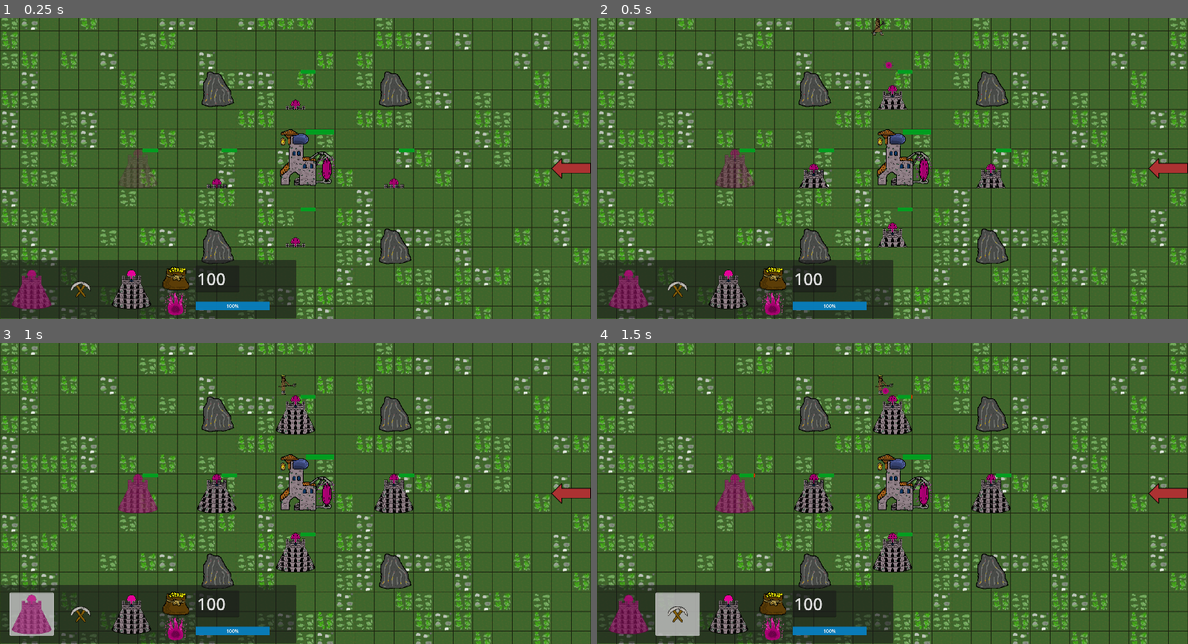
Above: before the commit, frames 1-4 (two rows, left to right).
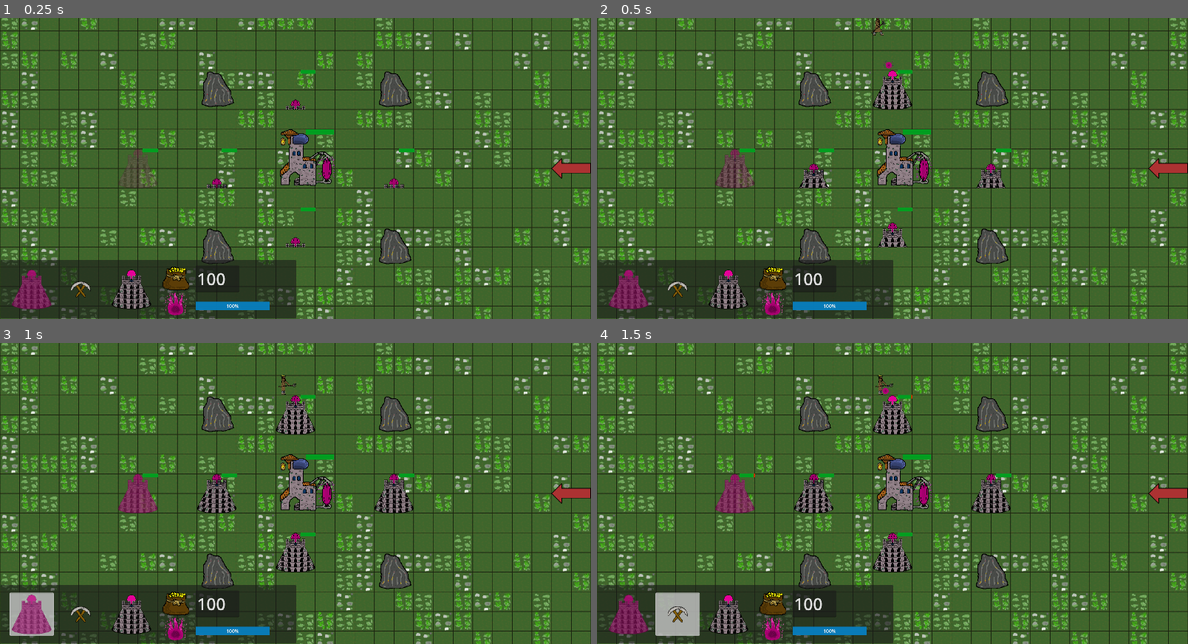
Above: after the commit, the same moments.

Repository: jaroslav2324/ludum_dare_54
Game: Godot game, scene res://scenes/main_scene.tscn
Two runs of this game, one before a commit and one after it. Both use one fixed random seed, a clock stepped at 60 frames per second and the inputs below. Sound files missing from this copy of the repository are replaced by a short silence.
Inputs (mouse positions are in pixels of both pictures, inside the frame that each line leads up to):
- Up to frame 1 (0.25 s): no input
- Up to frame 2 (0.5 s): no input
- Up to frame 3 (1 s): click (29, 613) at 0.5 s
- Up to frame 4 (1.5 s): click (679, 613) at 1.25 s

Frame 1 is identical in both runs. In frame 2, 0.4% of the frame differs, in the area x 46-54%, y 17-31%; in frame 3, less than 0.1%; in frame 4, less than 0.1%.

Commit message:
fixed attack animations

Diff:
--- a/scenes/tower.gd
+++ b/scenes/tower.gd
@@ -56,7 +56,6 @@
 		aimed_target = true
 		target = body
 		fire()
-		$attackPlayer.play()
 		#target.apply_damage(tower_damage)
 		$radius/damageTimer.start(tower_attack_speed)
 	pass # Replace with function body.
@@ -75,12 +74,13 @@
 
 
 func _on_damage_timer_timeout():
-	$attackPlayer.play()
-	#target.apply_damage(tower_damage)
+
 	fire()
 	pass # Replace with function body.
 
 func fire():
+	$AnimatedSprite2D.play("fire")
+	$attackPlayer.play()
 	var instance = ball.instantiate()
 	instance.position = position
 	var a = instance.position - target.position
@@ -94,3 +94,5 @@
 func _on_animated_sprite_2d_animation_finished():
 	if ($AnimatedSprite2D.animation == "spawn"):
 		$AnimatedSprite2D.play("default")
+	elif $AnimatedSprite2D.animation == "fire":
+		$AnimatedSprite2D.play("default")
--- a/scenes/tower_magic.gd
+++ b/scenes/tower_magic.gd
@@ -60,7 +60,6 @@
 		aimed_target = true
 		target = body
 		fire()
-		$attackPlayer.play()
 		#target.apply_damage(tower_damage)
 		$radius/damageTimer.start(tower_attack_speed)
 	pass # Replace with function body.
@@ -75,12 +74,12 @@
 
 
 func _on_damage_timer_timeout():
-	$attackPlayer.play()
-	#target.apply_damage(tower_damage)
 	fire()
 	pass # Replace with function body.
 
 func fire():
+	$attackPlayer.play()
+	$AnimatedSprite2D.play("fire")
 	var instance = ball.instantiate()
 	instance.position = position
 	var a = instance.position - target.position
@@ -92,7 +91,9 @@
 func _on_animated_sprite_2d_animation_finished():
 	if ($AnimatedSprite2D.animation == "spawn"):
 		$AnimatedSprite2D.play("default")
-	if ($AnimatedSprite2D.animation == "die"):
+	elif ($AnimatedSprite2D.animation == "fire"):
+		$AnimatedSprite2D.play("default")
+	elif ($AnimatedSprite2D.animation == "die"):
 		queue_free()
 	pass # Replace with function body.
 
Not shown: 1 places in scenes/main_scene.tscn that only renumber resources
